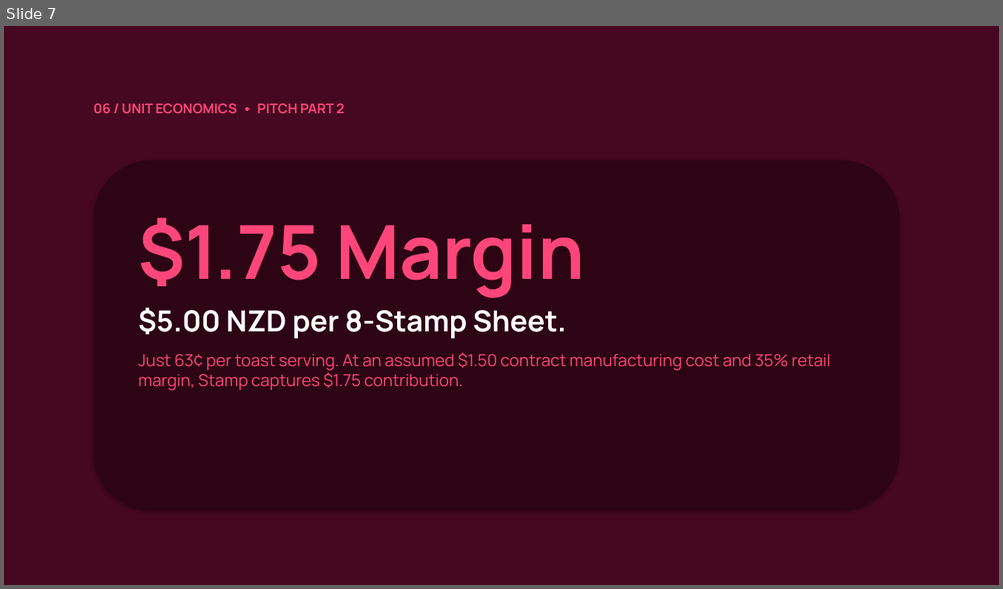
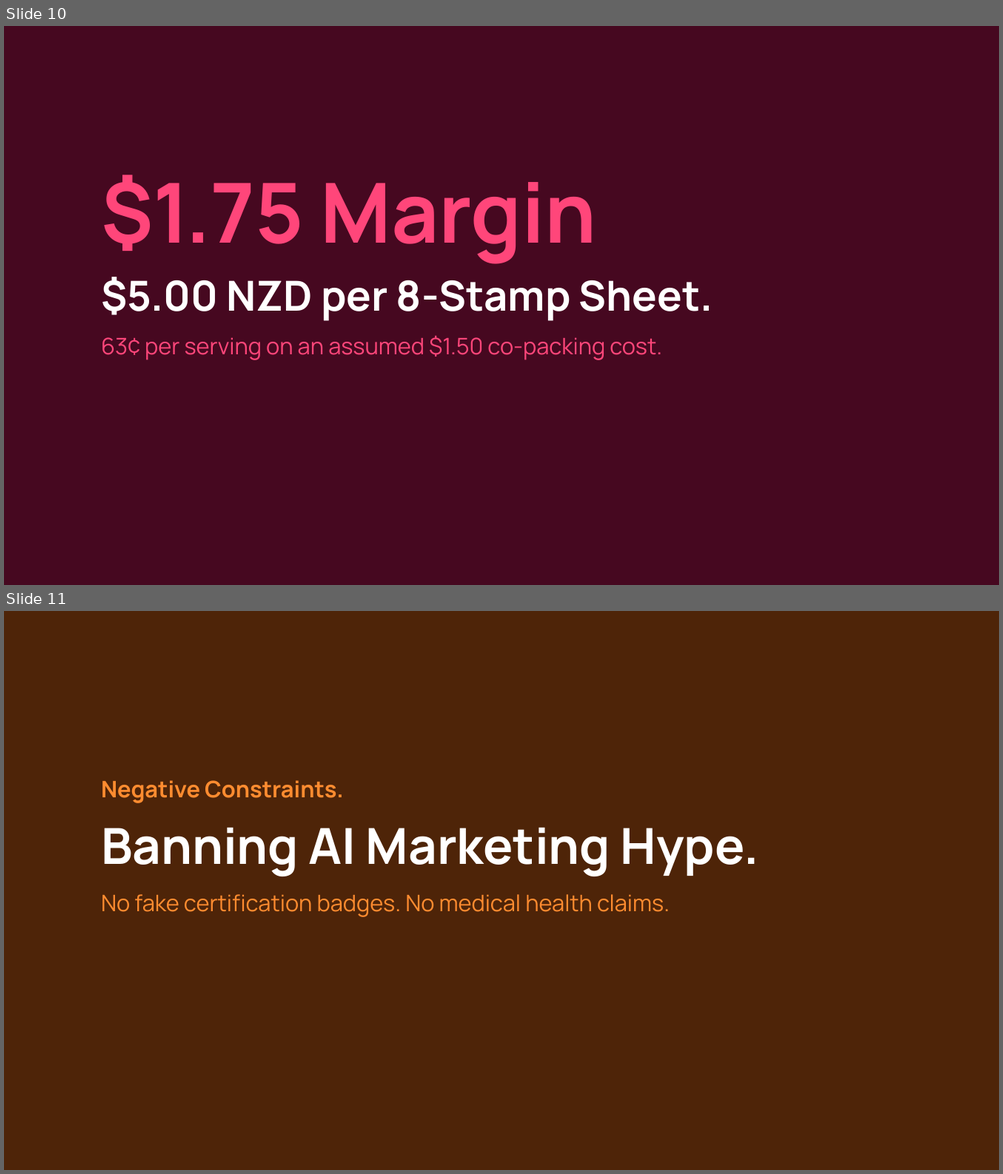
Before and after one commit to JacobCrume/stamp-spreads, a slide deck: presentation/Stamp-pitch.pptx. Shown one above the other, each under a label of ours: slide 7 before the commit, slides 10 and 11 after it. The pictures are 1003x589 and 1003x1174 pixels, drawn with LibreOffice and Linux fonts; fonts in the diff are those of the drawing. Boxes give left, top, right and bottom in pixels: in the first picture for what was removed or moved away, otherwise in the second. Text is boxed around its words. In the diff, an @@ line names an element or a change of style, - is before the commit and + after.

```diff
--- a/presentation/Stamp-pitch.pptx
+++ b/presentation/Stamp-pitch.pptx
@@ slide 11 added at [4,611,999,1170], background #FFFFFF @@
@@ rectangle added at [4,611,999,1170], fill #4E2408 @@
@@ text added at [101,780,759,917], 22 pt, text #FF8C30 @@
+Negative Constraints.
+Banning AI Marketing Hype.
+No fake certification badges. No medical health claims.
@@ what was slide 7 is now slide 10 @@
@@ slide 10 changed as well @@
@@ text removed at [94,103,344,114] @@
-06 / UNIT ECONOMICS • PITCH PART 2
@@ rounded rectangle removed at [94,160,899,511] @@
@@ text at [101,175,712,321]: size 72 to 80 pt in "$1.75 Margin"; size 28 to 40 pt in "$5.00 NZD per 8-Stamp Sheet."; more space between paragraphs @@
@@ text "$1.75 Margin": place and size @@
-text "$1.75 Margin" at [138,218,831,391]
+text "$1.75 Margin" at [101,175,712,360]
@@ text at [101,335,662,360]: text changed; size 16 to 22 pt @@
-Just 63¢ per toast serving. At an assumed $1.50 contract manufacturing cost and 35% retail margin, Stamp captures $1.75 contribution.
+63¢ per serving on an assumed $1.50 co-packing cost.
```
Also in this commit, not shown: 5 other slides changed, 10 other slides added, 7 slides removed, 2 other files.
